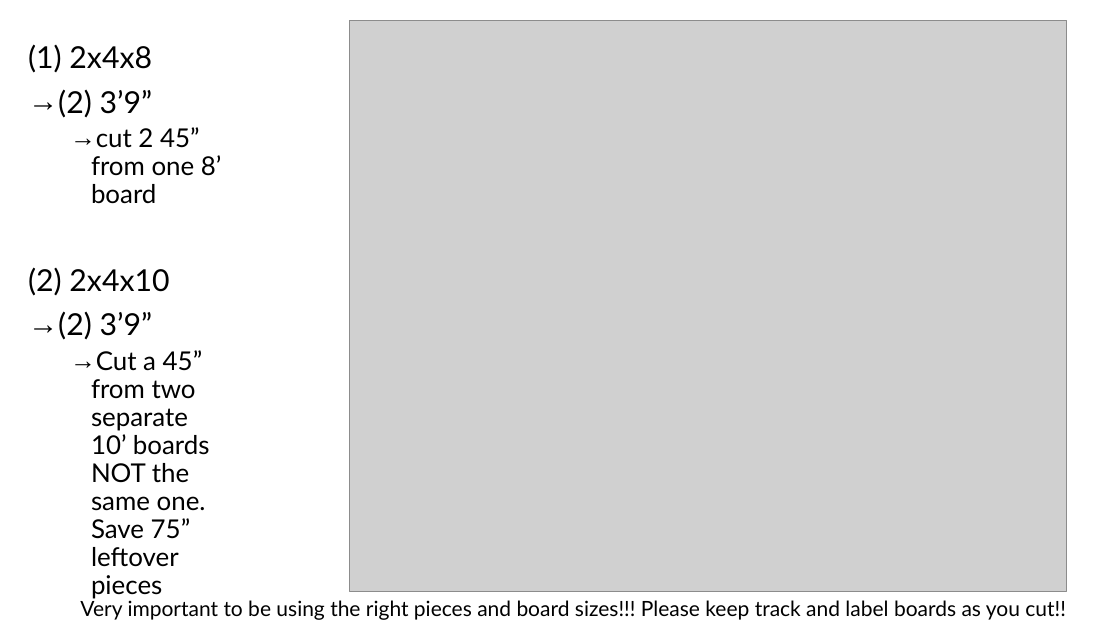
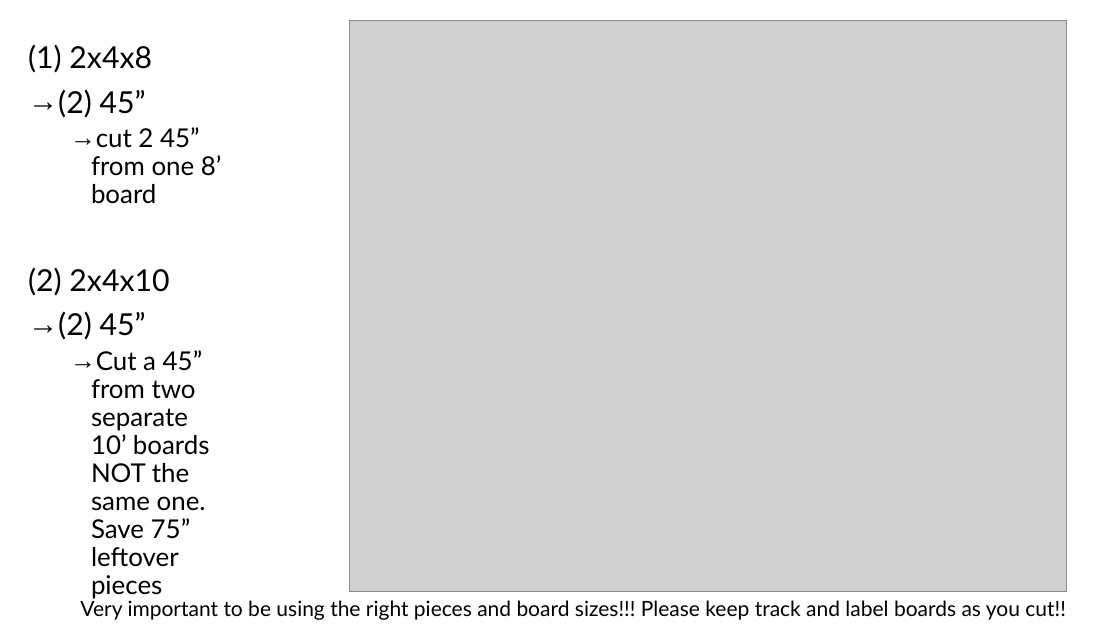
Before and after one commit to UofSC-ASME/USC-ASME-TigerBurn-2026, a slide deck: slide 3 of Build Instructions/F Leg.x.pptx. Drawn at 1120x630 pixels with LibreOffice and Linux fonts; fonts in the diff are those of the drawing; grey boxes stand for pictures. Boxes give left, top, right and bottom in pixels: in the first picture for what was removed or moved away, otherwise in the second. Text is boxed around its words. In the diff, an @@ line names an element or a change of style, - is before the commit and + after.

```diff
--- a/Build Instructions/F Leg.x.pptx
+++ b/Build Instructions/F Leg.x.pptx
@@ text at bbox=[58, 89, 146, 118]: text changed @@
-→ (2) 3’9”
+→ (2) 45”
@@ text at bbox=[58, 311, 146, 340]: text changed @@
-→ (2) 3’9”
+→ (2) 45”
```
Also in this commit, not shown: 2 other slides changed, 6 other files.
